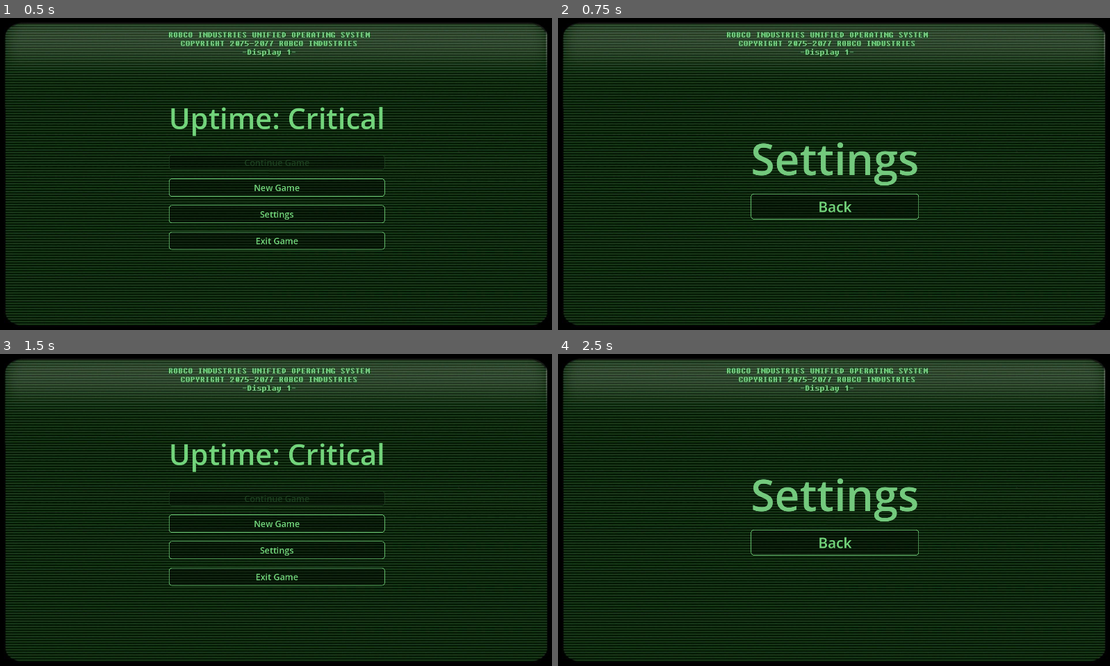
Above: before the commit, frames 1-4 (two rows, left to right).
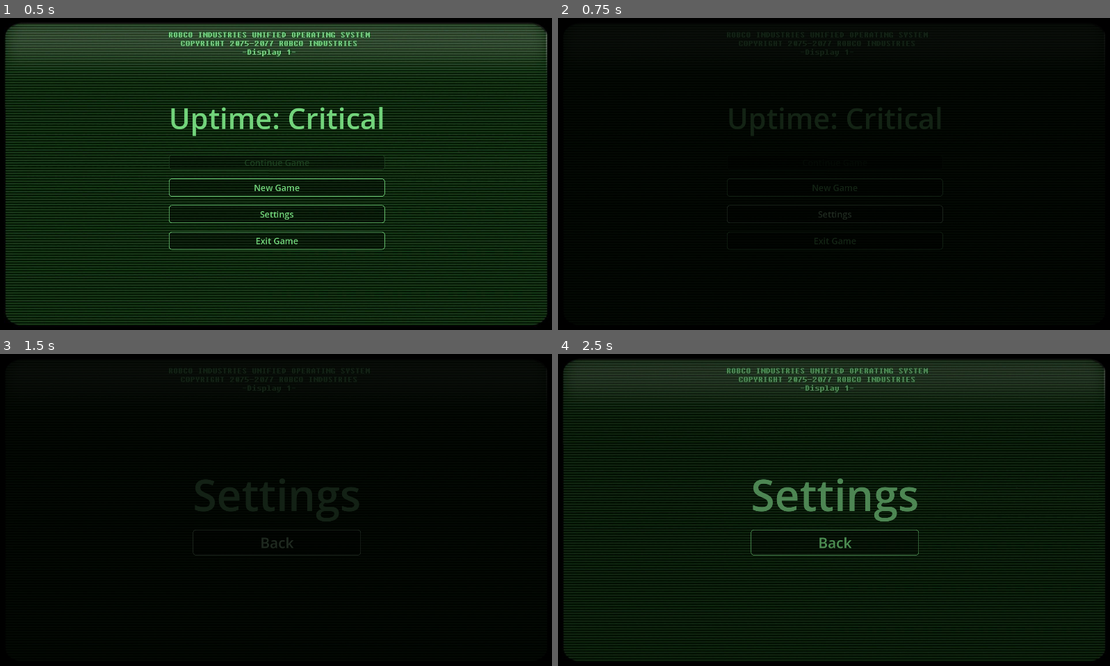
Above: after the commit, the same moments.

Repository: Stratoverus/Uptime-Critical
Game: Godot game, scene res://scenes/ui/MainMenu/main_menu.tscn
Same seed, same stepped clock (60 frames per second), same inputs: the game is played once before the commit and once after it.
Inputs:
- Up to frame 1 (0.5 s): no input
- Up to frame 2 (0.75 s): click "Settings" at 0.5 s
- Up to frame 3 (1.5 s): click "Back" at 1.25 s
- Up to frame 4 (2.5 s): click "Settings" at 2 s

Frame 1 is identical in both runs. In frame 2, 65% of the frame differs, in the area x 0-100%, y 1-99%; in frame 3, 64%; in frame 4, 7.0%.

Commit message:
minor improvement to transition

Diff:
--- a/scenes/ui/MainMenu/main_menu.gd
+++ b/scenes/ui/MainMenu/main_menu.gd
@@ -17,7 +17,7 @@
 	SceneTransition.change_scene("res://scenes/maps/testMap/testMap.tscn")
 
 func _on_settings_button_pressed() -> void:
-	get_tree().change_scene_to_file("res://scenes/UI/Settings/SettingsMenu.tscn")
+	SceneTransition.change_scene("res://scenes/UI/Settings/SettingsMenu.tscn")
 
 func _on_exit_button_pressed() -> void:
 	get_tree().quit()
--- a/scenes/ui/settings/settings_menu.gd
+++ b/scenes/ui/settings/settings_menu.gd
@@ -12,4 +12,4 @@
 
 
 func _on_back_button_pressed() -> void:
-	get_tree().change_scene_to_file("res://scenes/UI/MainMenu/main_menu.tscn")
+	SceneTransition.change_scene("res://scenes/UI/MainMenu/main_menu.tscn")
--- a/scenes/ui/transitions/SceneTransition.tscn
+++ b/scenes/ui/transitions/SceneTransition.tscn
@@ -19,6 +19,7 @@
 
 [sub_resource type="Animation" id="Animation_l87x7"]
 resource_name = "fade_to_black"
+length = 0.23333333
 tracks/0/type = "value"
 tracks/0/imported = false
 tracks/0/enabled = true
@@ -26,7 +27,7 @@
 tracks/0/interp = 1
 tracks/0/loop_wrap = true
 tracks/0/keys = {
-"times": PackedFloat32Array(0, 0.23333333),
+"times": PackedFloat32Array(0, 0.2),
 "transitions": PackedFloat32Array(1, 1),
 "update": 0,
 "values": [Color(1, 1, 1, 0), Color(1, 1, 1, 1)]
